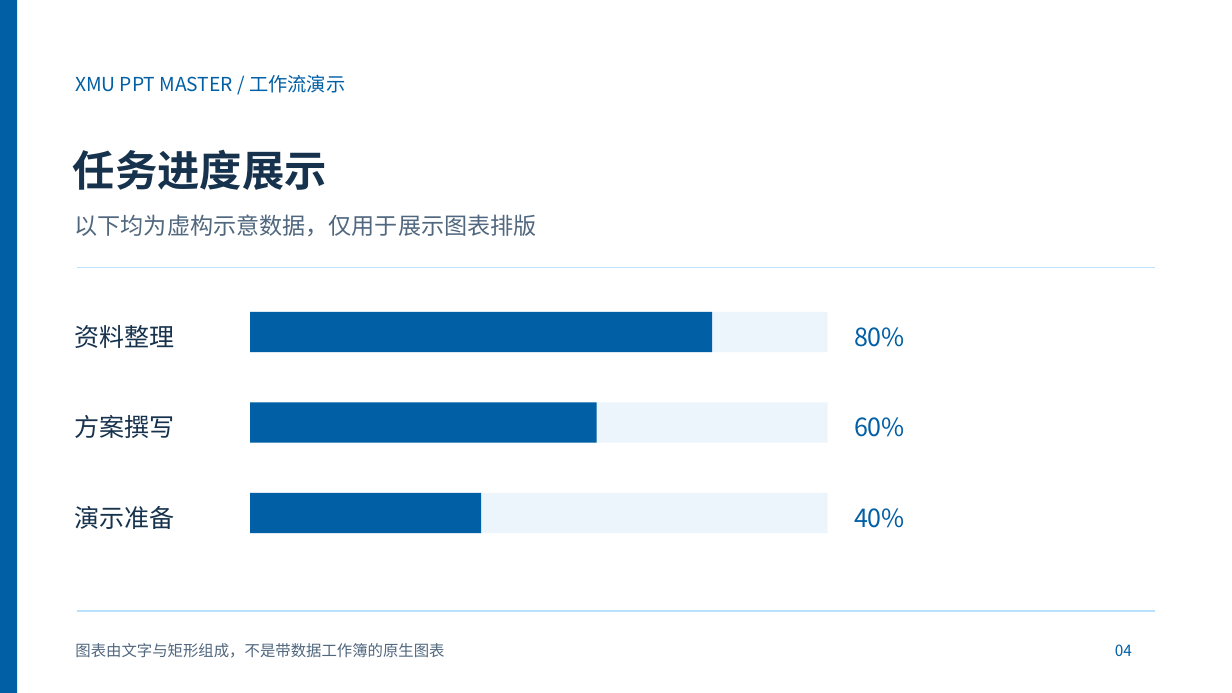
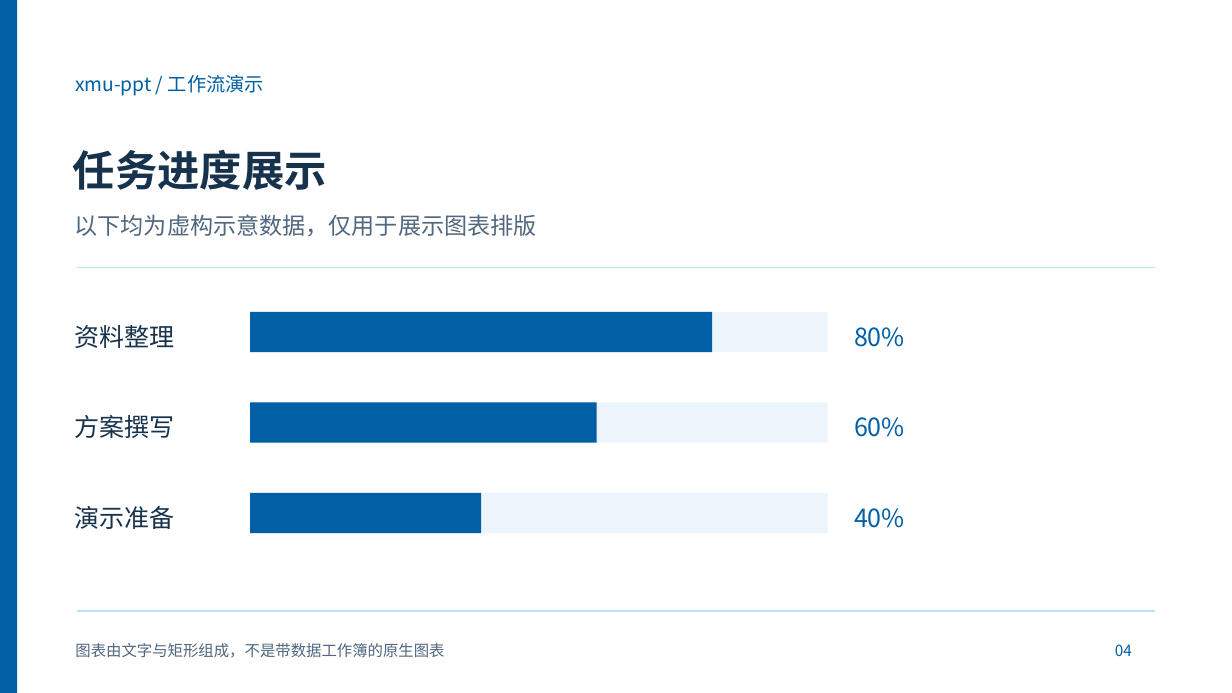
Before and after one commit to Longfei-Tao/xmu-ppt, a slide deck: slide 4 of examples/quickstart/demo.pptx. Drawn at 1232x693 pixels with LibreOffice and Linux fonts; fonts in the diff are those of the drawing. Boxes give left, top, right and bottom in pixels: in the first picture for what was removed or moved away, otherwise in the second. Text is boxed around its words. In the diff, an @@ line names an element or a change of style, - is before the commit and + after.

Commit message:
docs: 重新组织展示——在线预览站、首屏三图、定位与文档索引
参照上游 ppt-master 的展示方式，补齐三处差距：

- 新增 docs/index.html 在线预览站：三套真实产物可逐页翻（答辩 14 页 / 组会 11 页 /
  原生填充 9 页），支持方向键、缩略图跳转、#deck/page 深链；无外部依赖
- 首屏由单张拼图改为三张 webp 加说明，分别展示模板还原、正文重排版、原生填充
- 新增「这是什么 / 不是什么」定位表和「两条路线」对比表，补文档索引与示例索引
- 徽章：MIT、模板数、Python 版本、star
- 示例 SVG 与 PPTX 中的旧品牌名 XMU PPT MASTER 统一为 xmu-ppt，预览图同步重渲染

Pages 指向 main:/docs，URL https://longfei-tao.github.io/xmu-ppt/

```diff
--- a/examples/quickstart/demo.pptx
+++ b/examples/quickstart/demo.pptx
@@ text at box(75, 75, 264, 96): text changed @@
-XMU PPT MASTER / 工作流演示
+xmu-ppt / 工作流演示
```
Also in this commit, not shown: 3 other slides changed, 50 other files.
